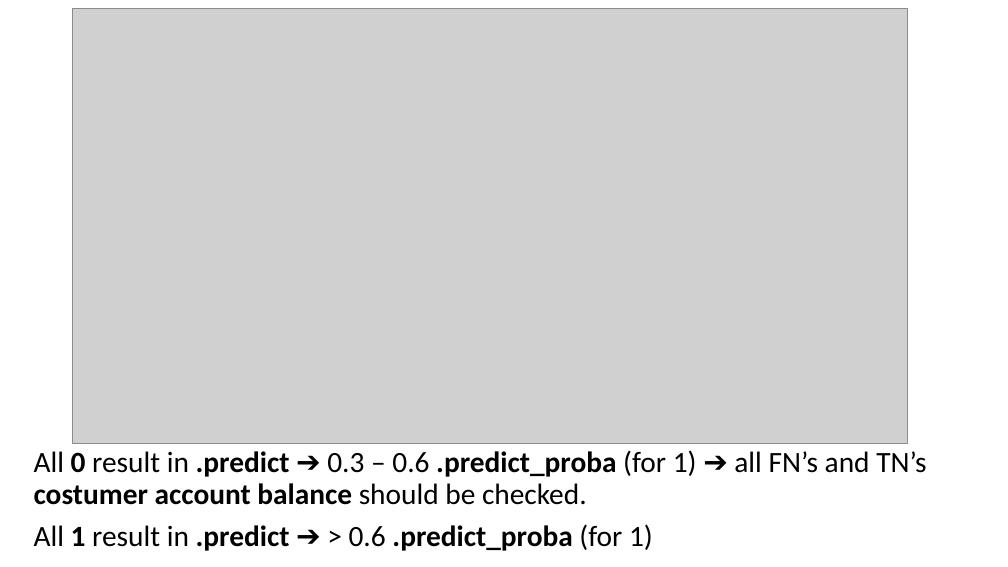
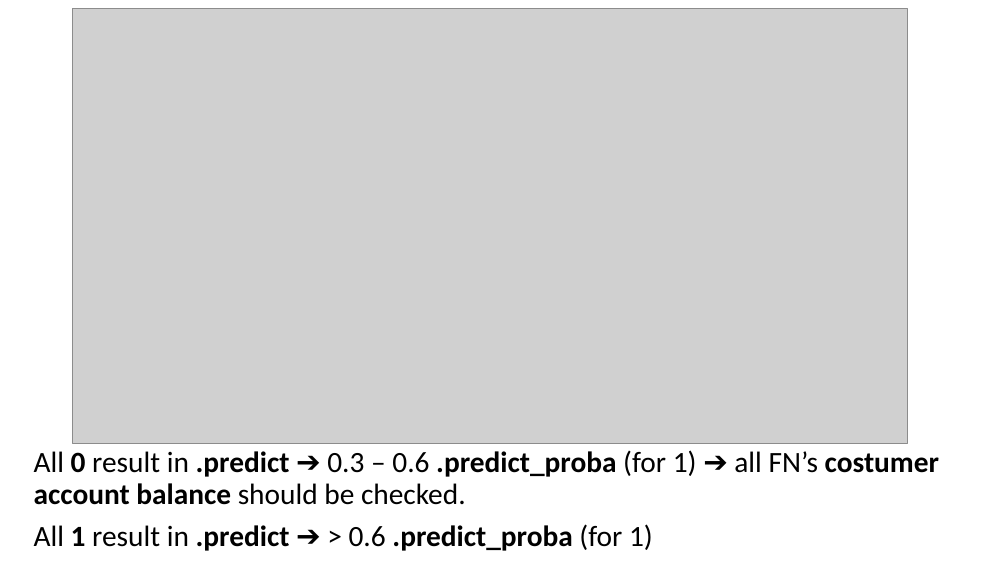
Before and after one commit to abdullahayas123/Tes-Model-Marketing-Scipy, a slide deck: slide 66 of Presentation-1.pptx. Drawn at 1008x567 pixels with LibreOffice and Linux fonts; fonts in the diff are those of the drawing; grey boxes stand for pictures. Boxes give left, top, right and bottom in pixels: in the first picture for what was removed or moved away, otherwise in the second. Text is boxed around its words. In the diff, an @@ line names an element or a change of style, - is before the commit and + after.

```diff
--- a/Presentation-1.pptx
+++ b/Presentation-1.pptx
@@ text at bbox=[34, 450, 939, 505]: text changed @@
-All 0 result in .predict ➔ 0.3 – 0.6 .predict_proba (for 1) ➔ all FN’s and TN’s costumer account balance should be checked.
+All 0 result in .predict ➔ 0.3 – 0.6 .predict_proba (for 1) ➔ all FN’s costumer account balance should be checked.
```
Also in this commit, not shown: 1 other slide changed, 3 other files.
